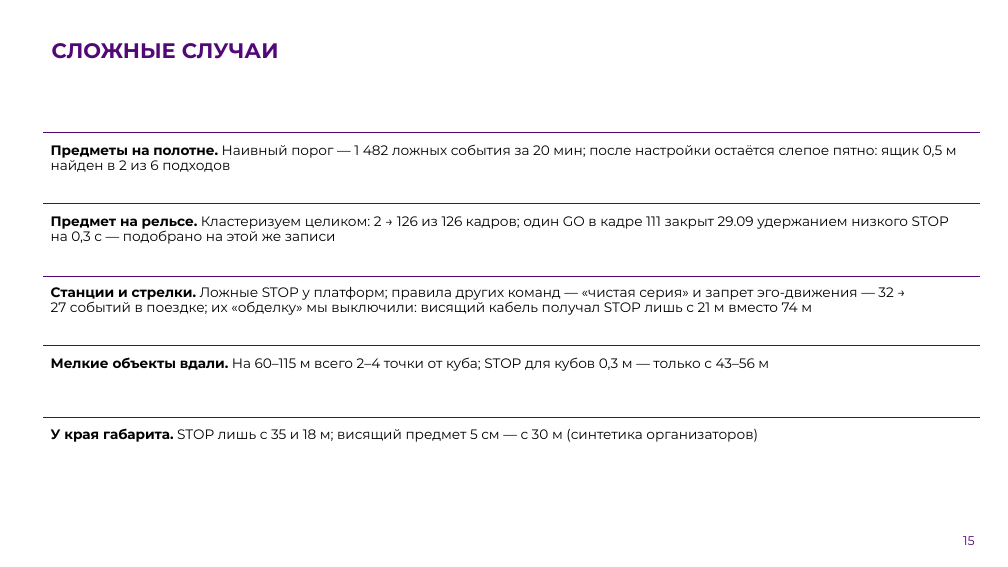
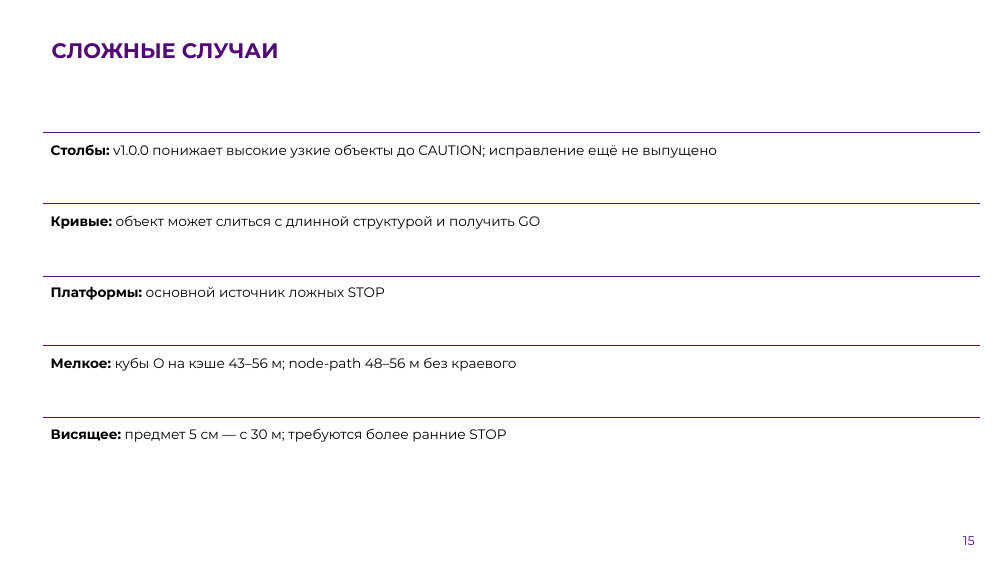
Before and after one commit to pmixay/ReSense, a slide deck: slide 15 of docs/presentation/ReSense_LCT2026.pptx. Drawn at 1008x567 pixels with LibreOffice and Linux fonts; fonts in the diff are those of the drawing; background and template pictures are left out. Boxes give left, top, right and bottom in pixels: in the first picture for what was removed or moved away, otherwise in the second. Text is boxed around its words. In the diff, an @@ line names an element or a change of style, - is before the commit and + after.

```diff
--- a/docs/presentation/ReSense_LCT2026.pptx
+++ b/docs/presentation/ReSense_LCT2026.pptx
@@ text at box(51, 144, 717, 158): text changed @@
-Предметы на полотне. Наивный порог — 1 482 ложных события за 20 мин; после настройки остаётся слепое пятно: ящик 0,5 м найден в 2 из 6 подходов
+Столбы: v1.0.0 понижает высокие узкие объекты до CAUTION; исправление ещё не выпущено
@@ text at box(51, 215, 540, 229): text changed @@
-Предмет на рельсе. Кластеризуем целиком: 2 → 126 из 126 кадров; один GO в кадре 111 закрыт 29.09 удержанием низкого STOP на 0,3 с — подобрано на этой же записи
+Кривые: объект может слиться с длинной структурой и получить GO
@@ text at box(51, 287, 385, 300): text changed @@
-Станции и стрелки. Ложные STOP у платформ; правила других команд — «чистая серия» и запрет эго-движения — 32 → 27 событий в поездке; их «обделку» мы выключили: висящий кабель получал STOP лишь с 21 м вместо 74 м
+Платформы: основной источник ложных STOP
@@ text at box(51, 357, 516, 371): text changed @@
-Мелкие объекты вдали. На 60–115 м всего 2–4 точки от куба; STOP для кубов 0,3 м — только с 43–56 м
+Мелкое: кубы O на кэше 43–56 м; node-path 48–56 м без краевого
@@ text at box(51, 428, 506, 442): text changed @@
-У края габарита. STOP лишь с 35 и 18 м; висящий предмет 5 см — с 30 м (синтетика организаторов)
+Висящее: предмет 5 см — с 30 м; требуются более ранние STOP
```
Also in this commit, not shown: 13 other slides changed, 22 other files.
